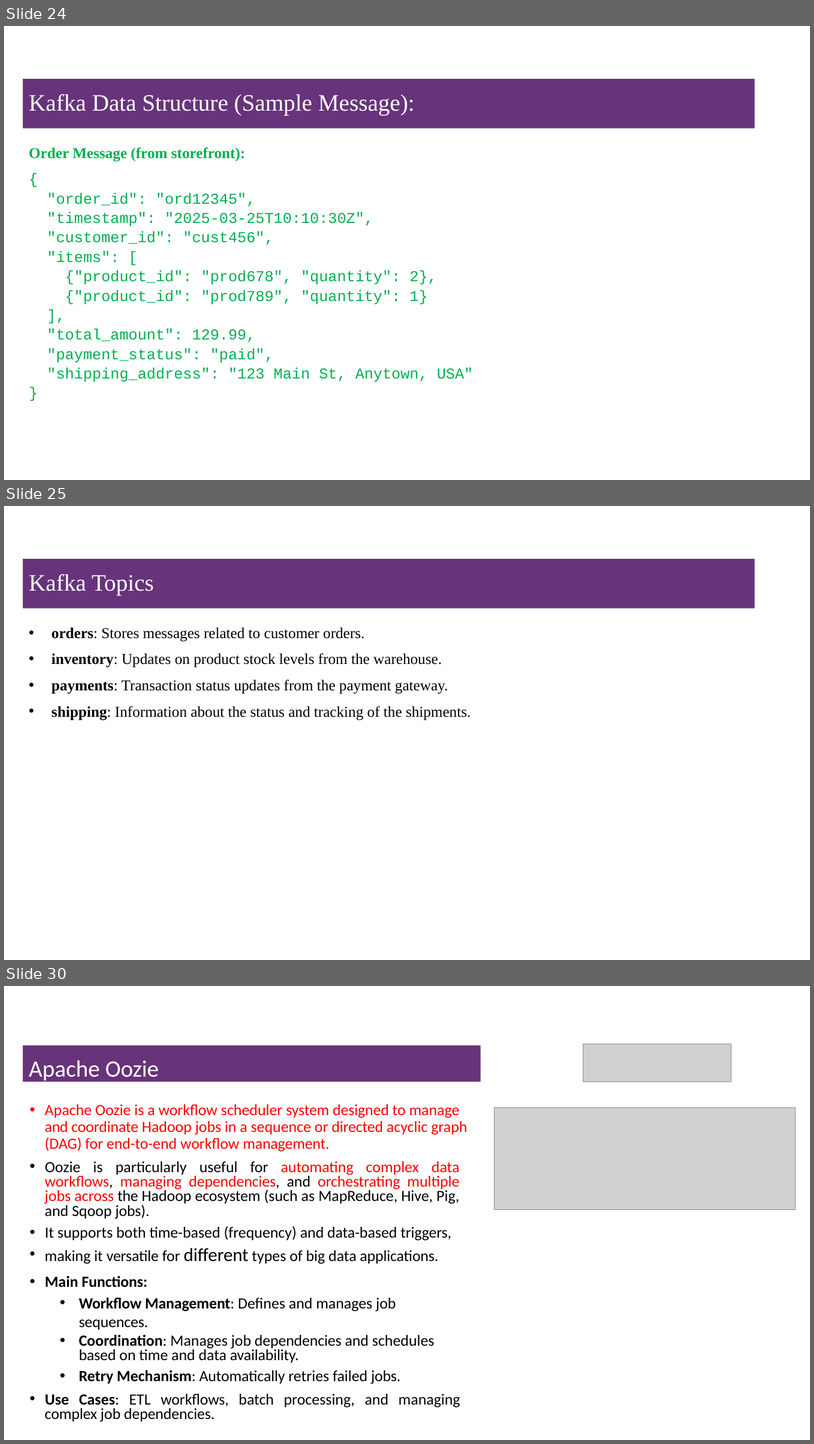
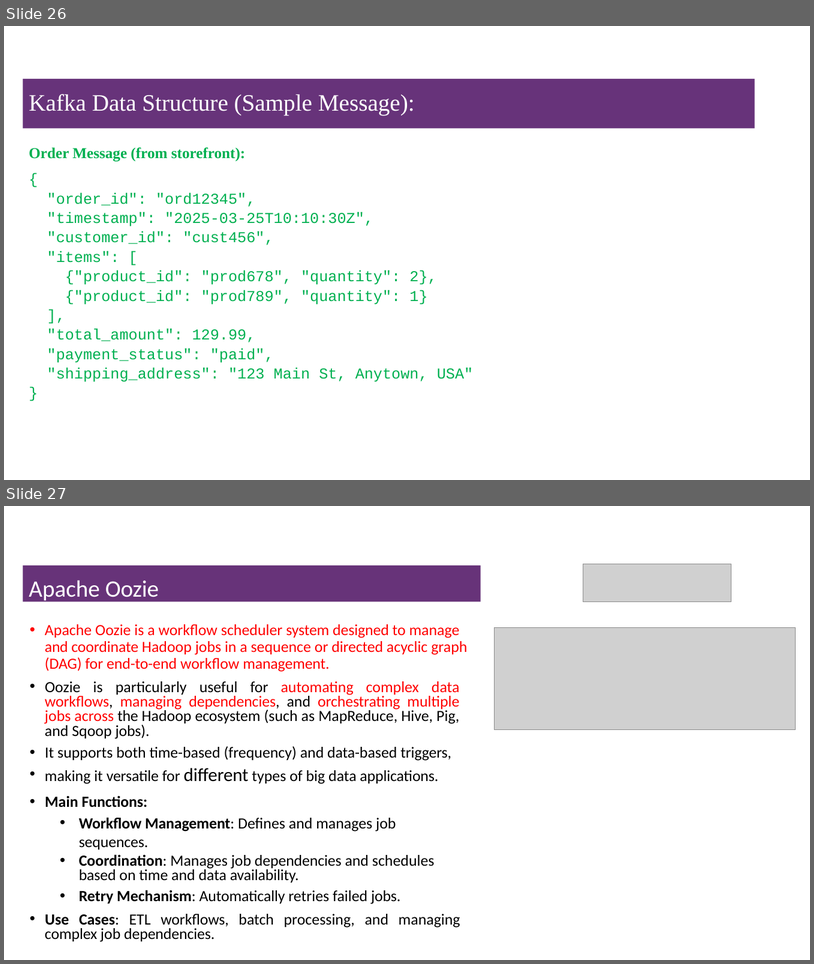
Before and after one commit to msfasha/307401-Big-Data, a slide deck: Lecture Notes/Section 2 - Introduction to Hadoop Eco System/2-Introduction to Hadoop Eco System.pptx. Shown one above the other, each under a label of ours: slides 24, 25 and 30 before the commit, slides 26 and 27 after it; the slides between them are not shown. The pictures are 814x1444 and 814x964 pixels, drawn with LibreOffice and Linux fonts; fonts in the diff are those of the drawing; grey boxes stand for pictures; background and template pictures are left out. Boxes give left, top, right and bottom in pixels: in the first picture for what was removed or moved away, otherwise in the second. Text is boxed around its words. In the diff, an @@ line names an element or a change of style, - is before the commit and + after.

Commit message:
some modifications to the kafka part

```diff
--- a/Lecture Notes/Section 2 - Introduction to Hadoop Eco System/2-Introduction to Hadoop Eco System.pptx
+++ b/Lecture Notes/Section 2 - Introduction to Hadoop Eco System/2-Introduction to Hadoop Eco System.pptx
@@ slide 25 removed at (4,506,810,960), background #FFFFFF @@
@@ title removed at (23,559,755,608) @@
-Kafka Topics
@@ text removed at (51,627,471,720) @@
-• orders: Stores messages related to customer orders.
-• inventory: Updates on product stock levels from the warehouse.
-• payments: Transaction status updates from the payment gateway.
-• shipping: Information about the status and tracking of the shipments.
@@ what was slide 24 is now slide 26 @@
@@ what was slide 30 is now slide 27 @@
```
Also in this commit, not shown: 3 slides changed, 2 slides added, 4 other slides removed, 1 other file.
